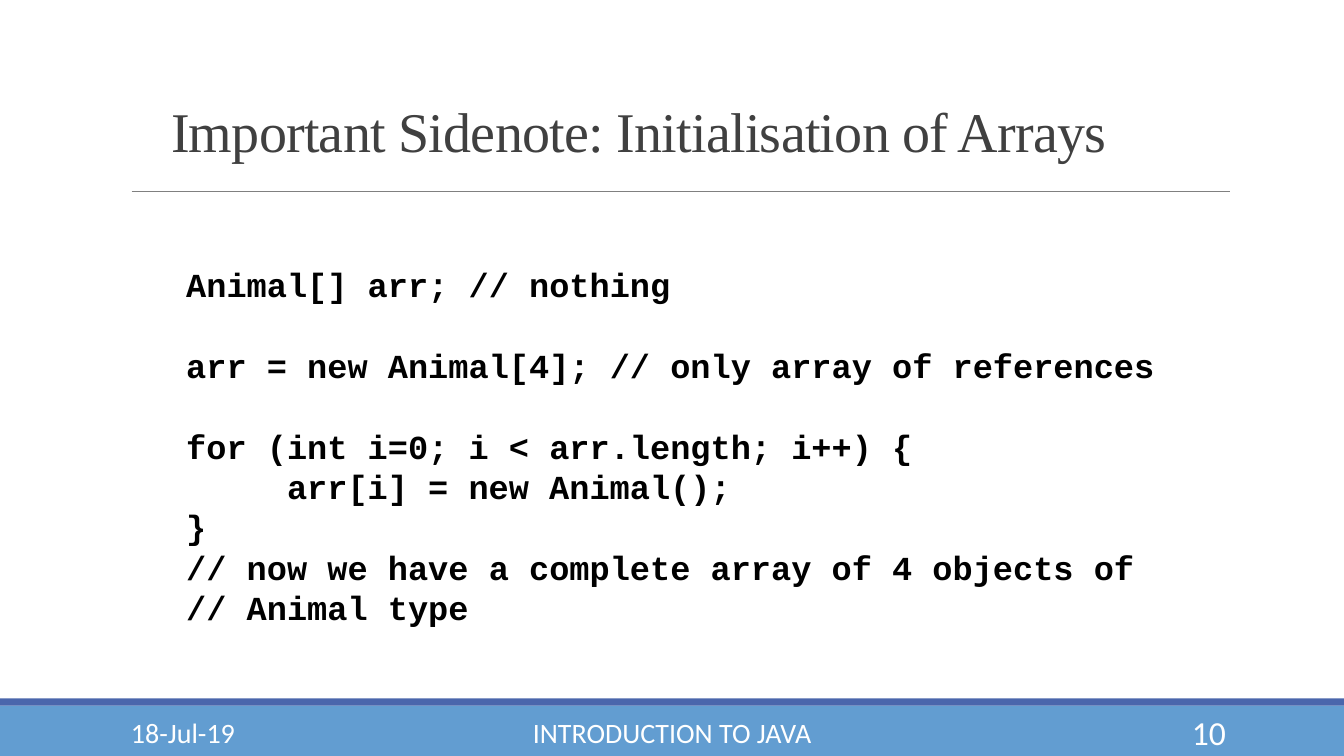
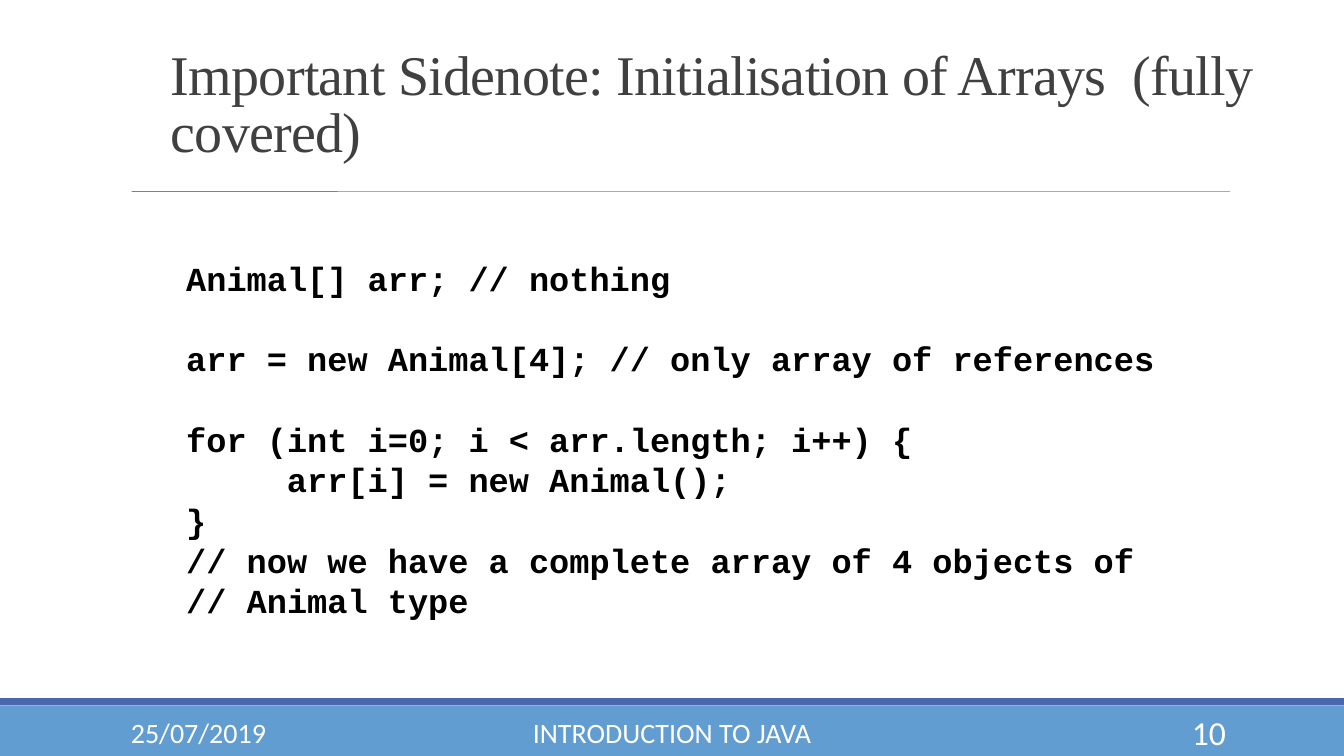
Before and after one commit to YashLele/JavaForWPU, a slide deck: slide 10 of Module 1 - OO Concepts and Prog Cons.pptx. Drawn at 1344x756 pixels with LibreOffice and Linux fonts; fonts in the diff are those of the drawing; background and template pictures are left out. Boxes give left, top, right and bottom in pixels: in the first picture for what was removed or moved away, otherwise in the second. Text is boxed around its words. In the diff, an @@ line names an element or a change of style, - is before the commit and + after.

```diff
--- a/Module 1 - OO Concepts and Prog Cons.pptx
+++ b/Module 1 - OO Concepts and Prog Cons.pptx
@@ text at [171, 55, 1253, 163]: text changed @@
-Important Sidenote: Initialisation of Arrays
+Important Sidenote: Initialisation of Arrays (fully covered)
@@ line (132, 192) - (1230, 192): stroke #808080 0.5 pt to #808080 0.51 pt @@
@@ text "Animal[] arr; // nothing": place and size @@
-text "Animal[] arr; // nothing" at [186, 273, 1155, 627]
+text "Animal[] arr; // nothing" at [186, 266, 1155, 620]
@@ text at [131, 723, 266, 744]: text changed @@
-18-Jul-19
+25/07/2019
```
Also in this commit, not shown: 18 other slides changed.
